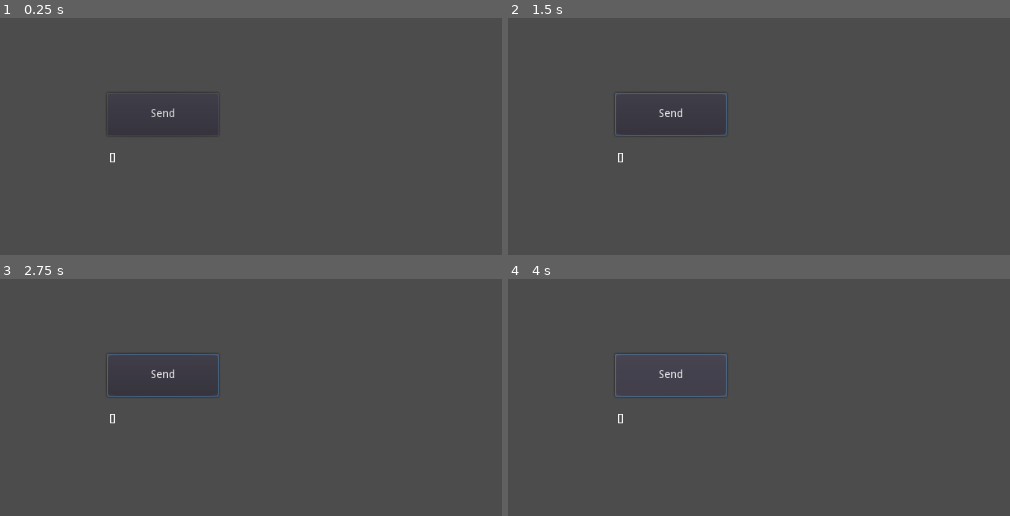
Above: before the commit, frames 1-4 (two rows, left to right).
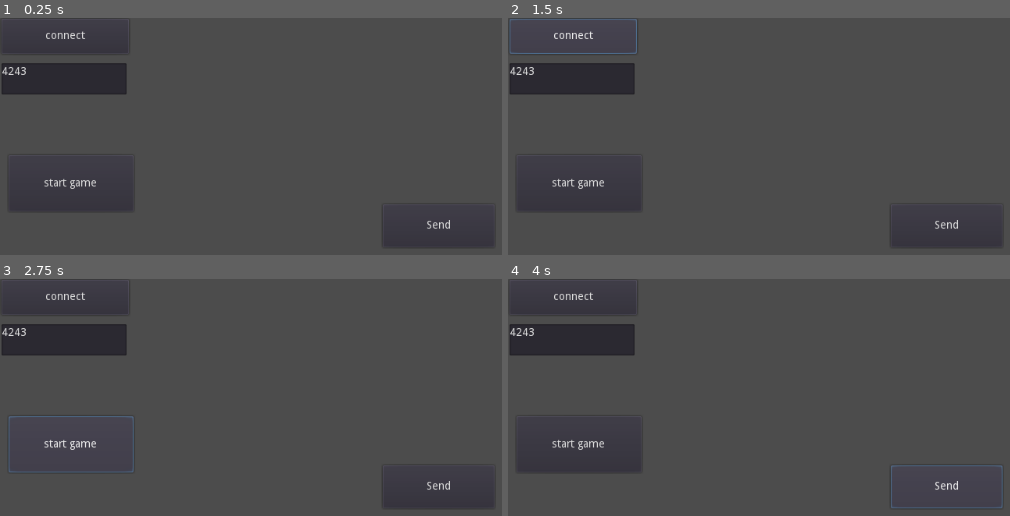
Above: after the commit, the same moments.

Repository: GdRTS/Game
Game: Godot game, scene res://Default.tscn
The game is run twice, just before and just after one commit, with the same random seed, the same clock (stepped at 60 frames per second) and the same inputs.
Inputs (mouse positions are in pixels of both pictures, inside the frame that each line leads up to):
- Up to frame 1 (0.25 s): no input
- Up to frame 2 (1.5 s): click "Send" at 0.5 s; click (573, 36) at 1.25 s, where only the run after the commit has a clickable "connect"
- Up to frame 3 (2.75 s): click (70, 444) at 2 s, where only the run after the commit has a clickable "start game"
- Up to frame 4 (4 s): click (578, 444) at 2.75 s, where only the run after the commit has a clickable "start game"; click "Send" at 3.5 s

The runs differ from the first frame. In frame 1, 4.0% of the frame differs, in the area x 0-98%, y 5-97%; in frame 2, 4.4%; in frame 3, 4.3%; in frame 4, 4.4%, in the area x 0-99%, y 5-97%.
Error before the commit: Invalid get index '2' (on base: 'Array'). (res://AutoLoad/network.service.gd:73)

Commit message:
connect multiple clients to server

Diff:
--- a/AutoLoad/command.service.gd
+++ b/AutoLoad/command.service.gd
@@ -11,24 +11,35 @@
 # null means that commands havent been received yet
 var commands = [[],[]]
 
+var game_started = false
+
 func _ready():
 	add_to_group("sim")
+	network_service.connect("game_start", self, "_on_start")
 	print("Iterations per second: ", Engine.iterations_per_second)
 
 # runs 60 times per second by default
 var network_step = 0
 var iteration = 0
 func _physics_process(delta):
-	if iteration % 60 == 0: # at 1s intervals
-		network_service.send_data(commandRequests[network_step], network_step)
-		# TODO pause game if we didnt receive commands in time
-		network_step += 1
-		commands.append(network_service.get_data(network_step))
-		get_tree().call_group("sim", "_network_step", commands[network_step])
-		commandRequests.append([]) # initialize next step
-	iteration += 1
+	if game_started:
+		if iteration % 60 == 0: # at 1s intervals
+			network_service.send_data(commandRequests[network_step], network_step)
+			# TODO pause game if we didnt receive commands in time
+			network_step += 1
+			commands.append(network_service.get_data(network_step))
+			get_tree().call_group("sim", "_network_step", commands[network_step])
+			commandRequests.append([]) # initialize next step
+			iteration = 0
+		iteration += 1
+
+func _on_start():
+	game_started = true
 
 # REQUESTS
 
+func requestGameStart():
+	network_service.send_start()
+
 func requestCommand(command):
 	commandRequests[network_step].append(command)
--- a/AutoLoad/network.service.gd
+++ b/AutoLoad/network.service.gd
@@ -2,7 +2,7 @@
 
 # CONFIG
 
-var listen_port = 4244
+var listen_port = 4243
 var listen_address = "127.0.0.1"
 var server_port = 4242
 var server_address = "127.0.0.1"
@@ -18,12 +18,29 @@
 var resendThreshold = 500
 var expectAcknowledgement = {}
 
+# SIGNALS
+signal game_start
+
 # array of dictionaries with player ids as keys
 var data = [{},{}]
 
 # RECEIVERS
 
 func receive_acknowledgement(packet):
+	expectAcknowledgement.erase(int(packet.ack))
+
+func receive_player_joined(packet):
+	players = packet.players
+	send_acknowledgement(packet.seq)
+
+func receive_start(packet):
+	expectAcknowledgement.erase(int(packet.ack))
+	emit_signal("game_start")
+	send_acknowledgement(packet.seq)
+
+func receive_connection_acknowledgement(packet):
+	player = packet.player
+	players = packet.players
 	expectAcknowledgement.erase(int(packet.ack))
 
 func receive_broadcast(packet):
@@ -39,13 +56,21 @@
 	socket.put_packet(JSON.print(packet).to_ascii())
 
 func send_connect():
-	var connection_packet = {
+	var packet = {
 		'flag': 'connect',
-		'player': player,
 		'seq': local_seq
 	}
-	socket.put_packet(JSON.print(connection_packet).to_ascii())
-	expectAcknowledgement[local_seq] = {"packet": connection_packet, "ttl": resendThreshold}
+	socket.put_packet(JSON.print(packet).to_ascii())
+	expectAcknowledgement[local_seq] = {"packet": packet, "ttl": resendThreshold}
+	local_seq += 1
+
+func send_start():
+	var packet = {
+		'flag': 'start',
+		'seq': local_seq
+	}
+	socket.put_packet(JSON.print(packet).to_ascii())
+	expectAcknowledgement[local_seq] = {"packet": packet, "ttl": resendThreshold}
 	local_seq += 1
 
 func send_data(data, step):
@@ -76,8 +101,8 @@
 
 # INITIALIZE
 
-func _ready():
-	connect_socket()
+#func _ready():
+#	connect_socket()
 
 func _process(delta):
 	if (listening):
@@ -99,14 +124,23 @@
 		match packet["flag"]:
 			"ack":
 				receive_acknowledgement(packet)
+			"join":
+				receive_player_joined(packet)
+			"start":
+				receive_start(packet)
+			"cack":
+				receive_connection_acknowledgement(packet)
 			"broadcast":
 				receive_broadcast(packet)
 			_:
 				print('Unsupported packet received')
 		print(data)
 
-func connect_socket():
-	if(socket.listen(listen_port, listen_address) != OK):
+func connect_socket(port):
+	listen_port = int(port)
+	var status = socket.listen(listen_port, listen_address)
+	print(status)
+	if(status != OK):
 		print("An error has occurred listening on "+str(listen_address)+":"+str(listen_port))
 	else:
 		listening = true
--- /dev/null
+++ b/Button2.gd
@@ -0,0 +1,18 @@
+extends Button
+
+# Declare member variables here. Examples:
+# var a = 2
+# var b = "text"
+
+# Called when the node enters the scene tree for the first time.
+func _ready():
+	pass # Replace with function body.
+
+# Called every frame. 'delta' is the elapsed time since the previous frame.
+#func _process(delta):
+#	pass
+
+
+func _on_Button2_pressed():
+	var command_service = get_node("/root/CommandService")
+	command_service.requestGameStart()
--- /dev/null
+++ b/Button3.gd
@@ -0,0 +1,17 @@
+extends Button
+
+# Declare member variables here. Examples:
+# var a = 2
+# var b = "text"
+
+# Called when the node enters the scene tree for the first time.
+func _ready():
+	pass # Replace with function body.
+
+# Called every frame. 'delta' is the elapsed time since the previous frame.
+#func _process(delta):
+#	pass
+
+func _on_Button3_pressed():
+	var network_service = get_node("/root/NetworkService")
+	network_service.connect_socket(get_node("../Port").text)
--- a/Default.tscn
+++ b/Default.tscn
@@ -1,7 +1,9 @@
-[gd_scene load_steps=3 format=2]
+[gd_scene load_steps=5 format=2]
 
 [ext_resource path="res://Button.gd" type="Script" id=1]
 [ext_resource path="res://Label.gd" type="Script" id=2]
+[ext_resource path="res://Button2.gd" type="Script" id=3]
+[ext_resource path="res://Button3.gd" type="Script" id=4]
 
 [node name="Control" type="Control"]
 anchor_right = 1.0
@@ -12,10 +14,10 @@
 margin_bottom = 1.0
 
 [node name="Button" type="Button" parent="."]
-margin_left = 135.0
-margin_top = 95.0
-margin_right = 278.0
-margin_bottom = 150.0
+margin_left = 488.401
+margin_top = 238.45
+margin_right = 631.401
+margin_bottom = 293.45
 text = "Send"
 script = ExtResource( 1 )
 
@@ -25,4 +27,26 @@
 margin_right = 274.0
 margin_bottom = 211.0
 script = ExtResource( 2 )
+
+[node name="Button2" type="Button" parent="."]
+margin_left = 8.59943
+margin_top = 175.0
+margin_right = 168.599
+margin_bottom = 247.0
+text = "start game"
+script = ExtResource( 3 )
+
+[node name="Button3" type="Button" parent="."]
+margin_right = 163.0
+margin_bottom = 45.0
+text = "connect"
+script = ExtResource( 4 )
+
+[node name="Port" type="TextEdit" parent="."]
+margin_top = 57.0
+margin_right = 160.0
+margin_bottom = 97.0
+text = "4243"
 [connection signal="pressed" from="Button" to="Button" method="_on_Button_pressed"]
+[connection signal="pressed" from="Button2" to="Button2" method="_on_Button2_pressed"]
+[connection signal="pressed" from="Button3" to="Button3" method="_on_Button3_pressed"]
